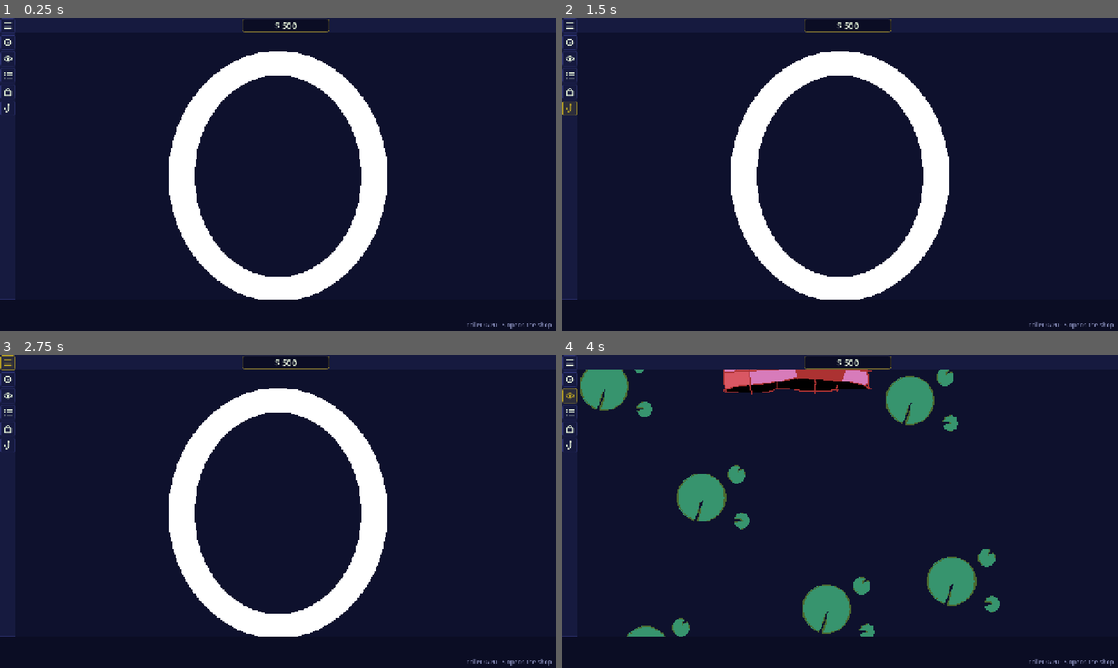
Above: before the commit, frames 1-4 (two rows, left to right).
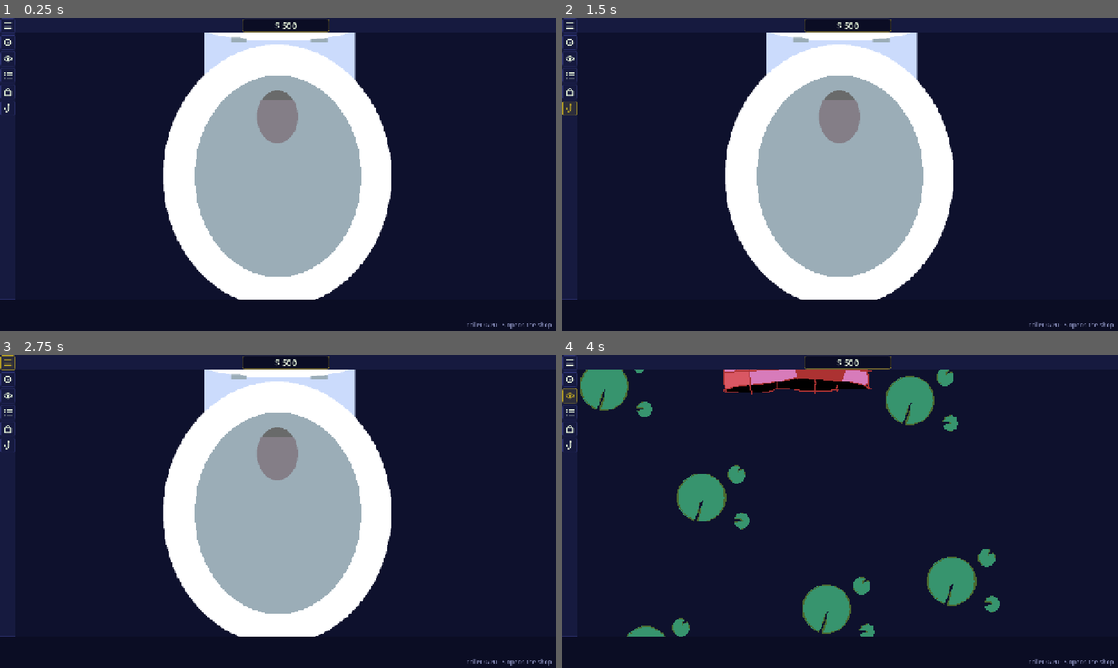
Above: after the commit, the same moments.

Repository: frnklnnlsn/koi-idle
Game: Godot game, scene res://game_parts/user_interface/scenes/main_UI.tscn
Two runs of this game, one before a commit and one after it. Both use one fixed random seed, a clock stepped at 60 frames per second and the inputs below.
Inputs (mouse positions are in pixels of both pictures, inside the frame that each line leads up to):
- Up to frame 1 (0.25 s): no input
- Up to frame 2 (1.5 s): click (567, 108) at 0.5 s; click (567, 108) at 1.25 s
- Up to frame 3 (2.75 s): click (5, 361) at 2 s
- Up to frame 4 (4 s): click (567, 380) at 2.75 s; click (567, 395) at 3.5 s

The runs differ from the first frame. In frame 1, 19% of the frame differs, in the area x 29-71%, y 4-90%; in frame 2, 19%; in frame 3, 19%; in frame 4, nothing differs.

Commit message:
Mac tweaks
MAc tweaks

Diff:
--- a/koi-idle-godot/SandBox/FishTestGround/scenes/toilet_area.tscn
+++ b/koi-idle-godot/SandBox/FishTestGround/scenes/toilet_area.tscn
@@ -2,33 +2,34 @@
 
 [ext_resource type="Texture2D" uid="uid://ckg6cshvshkae" path="res://art/Sprites/ToiletRim.png" id="1_b7m5k"]
 [ext_resource type="Texture2D" uid="uid://c2pxqr0ja1fju" path="res://art/Sprites/ToiletRim3.png" id="2_t615y"]
-[ext_resource type="Script" path="res://scripts/swim_shape.gd" id="3_swim"]
+[ext_resource type="Script" uid="uid://cfmoa6hcvdirb" path="res://scripts/swim_shape.gd" id="3_swim"]
 
 [sub_resource type="CapsuleShape2D" id="CapsuleShape2D_lsxmt"]
 radius = 33.0
 height = 100.0
 
-[sub_resource type="CircleShape2D" id="CircleShape2D_swim"]
-radius = 100.0
+[sub_resource type="CapsuleShape2D" id="CapsuleShape2D_r3384"]
+radius = 106.0
+height = 254.0
 
-[node name="ToiletArea" type="Area2D"]
+[node name="ToiletArea" type="Area2D" unique_id=1489680432]
 metadata/_edit_vertical_guides_ = [128.0]
 
-[node name="ToiletSprite" type="Sprite2D" parent="."]
-visible = false
+[node name="ToiletSprite" type="Sprite2D" parent="." unique_id=1309309159]
+z_index = -2
 position = Vector2(-18, -1)
 scale = Vector2(0.6, 0.6)
 texture = ExtResource("1_b7m5k")
 
-[node name="BoundaryShape" type="CollisionShape2D" parent="."]
+[node name="BoundaryShape" type="CollisionShape2D" parent="." unique_id=1333683224]
 unique_name_in_owner = true
 position = Vector2(0, 1)
 shape = SubResource("CapsuleShape2D_lsxmt")
 
-[node name="Sprite2D" type="Sprite2D" parent="."]
+[node name="Sprite2D" type="Sprite2D" parent="." unique_id=1500697648]
 texture = ExtResource("2_t615y")
 
-[node name="SwimShape" type="CollisionShape2D" parent="."]
-shape = SubResource("CircleShape2D_swim")
+[node name="SwimShape" type="CollisionShape2D" parent="." unique_id=1964696330]
+shape = SubResource("CapsuleShape2D_r3384")
 debug_color = Color(0.6, 1, 0.38, 0.25)
 script = ExtResource("3_swim")
--- a/koi-idle-godot/game_parts/fish_ranks/rank_table.tres
+++ b/koi-idle-godot/game_parts/fish_ranks/rank_table.tres
@@ -1,7 +1,7 @@
-[gd_resource type="Resource" script_class="RankTable" format=3]
+[gd_resource type="Resource" script_class="RankTable" format=3 uid="uid://cttvyhxa8up8v"]
 
-[ext_resource type="Script" path="res://scripts/ranks/rank_table.gd" id="1_table"]
-[ext_resource type="Script" path="res://scripts/ranks/fish_rank.gd" id="2_rank"]
+[ext_resource type="Script" uid="uid://yg31a5aonwta" path="res://scripts/ranks/rank_table.gd" id="1_table"]
+[ext_resource type="Script" uid="uid://btsfj62mokmil" path="res://scripts/ranks/fish_rank.gd" id="2_rank"]
 
 [sub_resource type="Resource" id="Resource_6nebn"]
 script = ExtResource("2_rank")
--- a/koi-idle-godot/game_parts/pond_scenes/scenes/pond_area.tscn
+++ b/koi-idle-godot/game_parts/pond_scenes/scenes/pond_area.tscn
@@ -1,19 +1,19 @@
 [gd_scene format=3 uid="uid://r5jvkc4i6dis"]
 
-[ext_resource type="Script" path="res://scripts/swim_shape.gd" id="1_swim"]
+[ext_resource type="Script" uid="uid://cfmoa6hcvdirb" path="res://scripts/swim_shape.gd" id="1_swim"]
 
 [sub_resource type="CircleShape2D" id="CircleShape2D_eif86"]
 radius = 34.9285
 
 [sub_resource type="CircleShape2D" id="CircleShape2D_swim"]
-radius = 100.0
+radius = 310.21445
 
-[node name="PondArea" type="Area2D"]
+[node name="PondArea" type="Area2D" unique_id=1167627943]
 
-[node name="CollisionShape2D" type="CollisionShape2D" parent="."]
+[node name="CollisionShape2D" type="CollisionShape2D" parent="." unique_id=760053471]
 shape = SubResource("CircleShape2D_eif86")
 
-[node name="SwimShape" type="CollisionShape2D" parent="."]
+[node name="SwimShape" type="CollisionShape2D" parent="." unique_id=8728453]
 shape = SubResource("CircleShape2D_swim")
 debug_color = Color(0.6, 1, 0.38, 0.25)
 script = ExtResource("1_swim")
